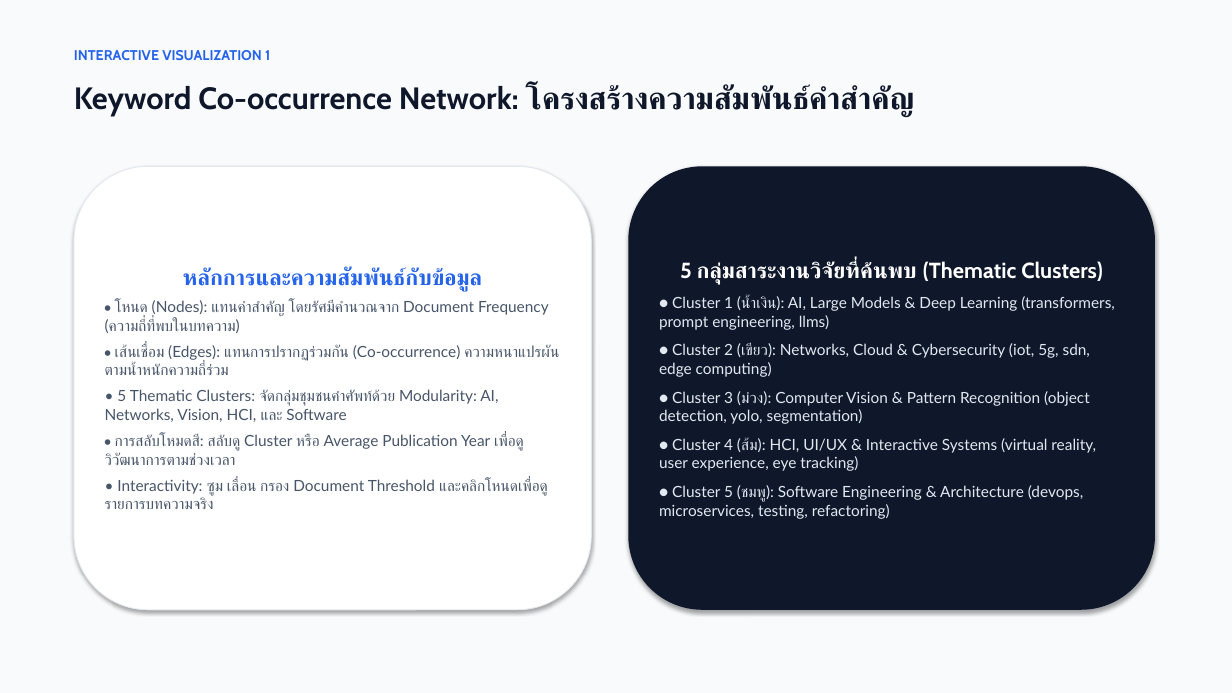
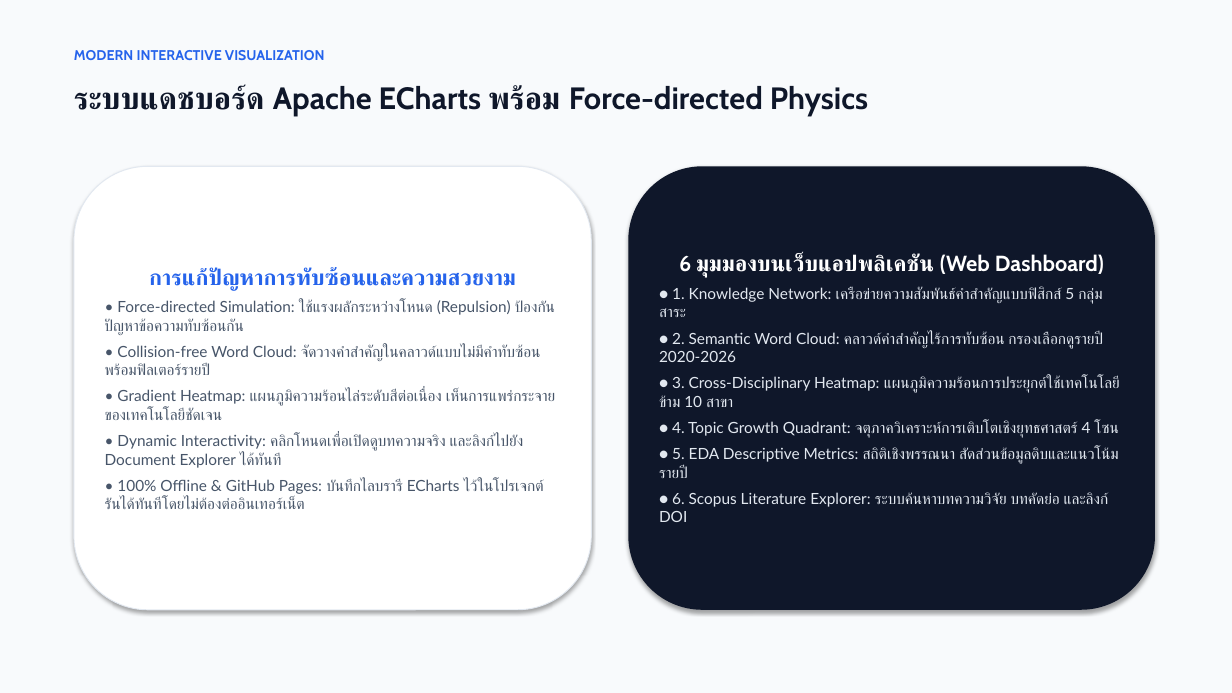
Before and after one commit to wayu15244/ScopusDataMidTerm, a slide deck: slide 6 of slides/EDA_Scopus_Presentation.pptx. Drawn at 1232x693 pixels with LibreOffice and Linux fonts; fonts in the diff are those of the drawing. Boxes give left, top, right and bottom in pixels: in the first picture for what was removed or moved away, otherwise in the second. Text is boxed around its words. In the diff, an @@ line names an element or a change of style, - is before the commit and + after.

Commit message:
Enhance interactive visualization with Apache ECharts, add core scopus_eda_analysis.py, and synchronize academic report and slides

```diff
--- a/slides/EDA_Scopus_Presentation.pptx
+++ b/slides/EDA_Scopus_Presentation.pptx
@@ text at [74,50,325,60]: text changed @@
-INTERACTIVE VISUALIZATION 1
+MODERN INTERACTIVE VISUALIZATION
@@ text at [74,85,868,116]: text changed @@
-Keyword Co-occurrence Network: โครงสร้างความสัมพันธ์คำสำคัญ
+ระบบแดชบอร์ด Apache ECharts พร้อม Force-directed Physics
@@ text in rounded rectangle at [105,267,556,509]: text changed @@
-หลักการและความสัมพันธ์กับข้อมูล
-• โหนด (Nodes): แทนคำสำคัญ โดยรัศมีคำนวณจาก Document Frequency (ความถี่ที่พบในบทความ)
-• เส้นเชื่อม (Edges): แทนการปรากฏร่วมกัน (Co-occurrence) ความหนาแปรผันตามน้ำหนักความถี่ร่วม
-• 5 Thematic Clusters: จัดกลุ่มชุมชนคำศัพท์ด้วย Modularity: AI, Networks, Vision, HCI, และ Software
-• การสลับโหมดสี: สลับดู Cluster หรือ Average Publication Year เพื่อดูวิวัฒนาการตามช่วงเวลา
-• Interactivity: ซูม เลื่อน กรอง Document Threshold และคลิกโหนดเพื่อดูรายการบทความจริง
+การแก้ปัญหาการทับซ้อนและความสวยงาม
+• Force-directed Simulation: ใช้แรงผลักระหว่างโหนด (Repulsion) ป้องกันปัญหาข้อความทับซ้อนกัน
+• Collision-free Word Cloud: จัดวางคำสำคัญในคลาวด์แบบไม่มีคำทับซ้อน พร้อมฟิลเตอร์รายปี
+• Gradient Heatmap: แผนภูมิความร้อนไล่ระดับสีต่อเนื่อง เห็นการแพร่กระจายของเทคโนโลยีชัดเจน
+• Dynamic Interactivity: คลิกโหนดเพื่อเปิดดูบทความจริง และลิงก์ไปยัง Document Explorer ได้ทันที
+• 100% Offline & GitHub Pages: บันทึกไลบรารี ECharts ไว้ในโปรเจกต์ รันได้ทันทีโดยไม่ต้องต่ออินเทอร์เน็ต
@@ text in rounded rectangle at [659,254,1120,522]: text changed @@
-5 กลุ่มสาระงานวิจัยที่ค้นพบ (Thematic Clusters)
-● Cluster 1 (น้ำเงิน): AI, Large Models & Deep Learning (transformers, prompt engineering, llms)
-● Cluster 2 (เขียว): Networks, Cloud & Cybersecurity (iot, 5g, sdn, edge computing)
-● Cluster 3 (ม่วง): Computer Vision & Pattern Recognition (object detection, yolo, segmentation)
-● Cluster 4 (ส้ม): HCI, UI/UX & Interactive Systems (virtual reality, user experience, eye tracking)
-● Cluster 5 (ชมพู): Software Engineering & Architecture (devops, microservices, testing, refactoring)
+6 มุมมองบนเว็บแอปพลิเคชัน (Web Dashboard)
+● 1. Knowledge Network: เครือข่ายความสัมพันธ์คำสำคัญแบบฟิสิกส์ 5 กลุ่มสาระ
+● 2. Semantic Word Cloud: คลาวด์คำสำคัญไร้การทับซ้อน กรองเลือกดูรายปี 2020-2026
+● 3. Cross-Disciplinary Heatmap: แผนภูมิความร้อนการประยุกต์ใช้เทคโนโลยีข้าม 10 สาขา
+● 4. Topic Growth Quadrant: จตุภาควิเคราะห์การเติบโตเชิงยุทธศาสตร์ 4 โซน
+● 5. EDA Descriptive Metrics: สถิติเชิงพรรณนา สัดส่วนข้อมูลดิบและแนวโน้มรายปี
+● 6. Scopus Literature Explorer: ระบบค้นหาบทความวิจัย บทคัดย่อ และลิงก์ DOI
```
Also in this commit, not shown: 8 other slides changed, 20 other files.
